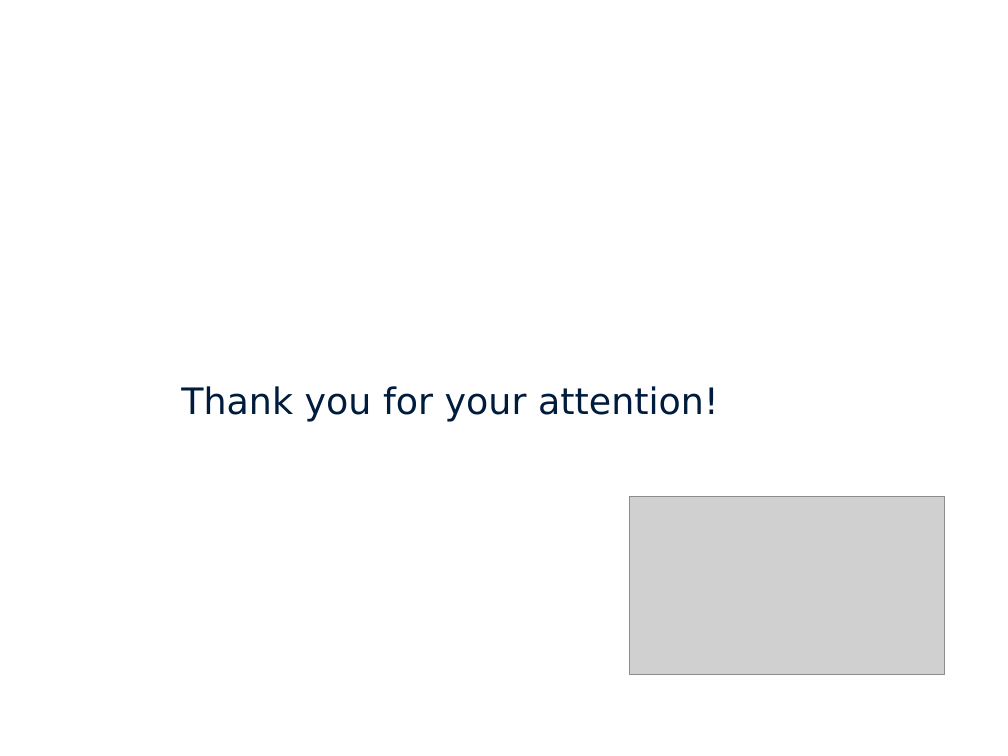
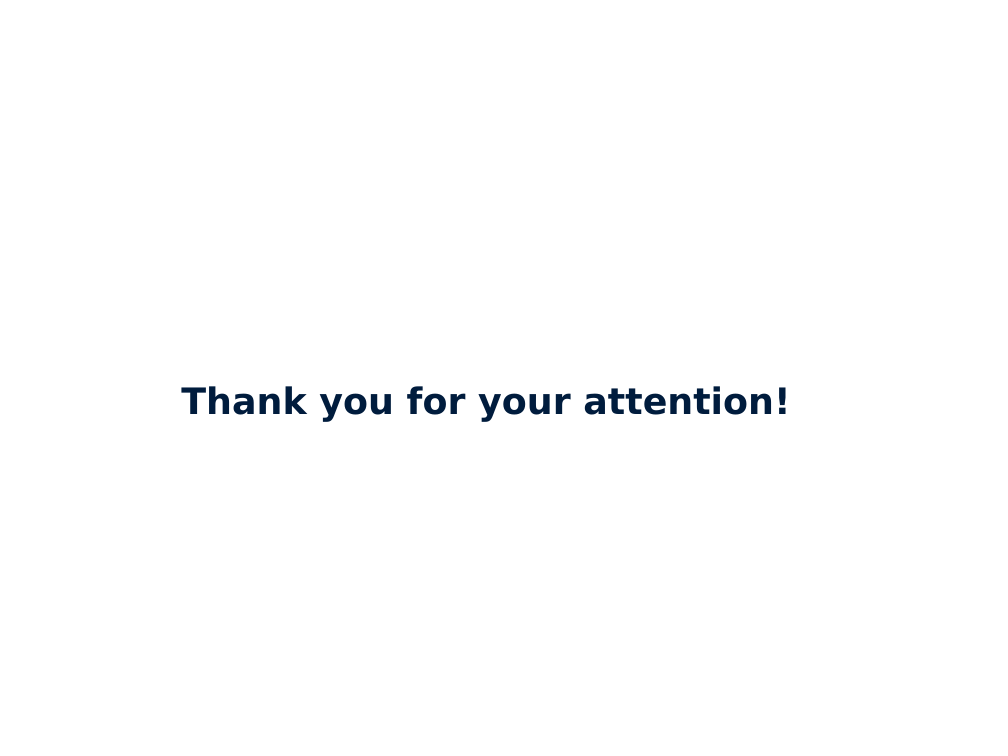
Before and after one commit to stedeck/MasterThesis, a slide deck: slide 41 of presentations/master.odp. Drawn at 1008x756 pixels with LibreOffice and Linux fonts; fonts in the diff are those of the drawing; grey boxes stand for pictures; background and template pictures are left out. Boxes give left, top, right and bottom in pixels: in the first picture for what was removed or moved away, otherwise in the second. Text is boxed around its words. In the diff, an @@ line names an element or a change of style, - is before the commit and + after.

```diff
--- a/presentations/master.odp
+++ b/presentations/master.odp
@@ text "Thank you for your attention!" at <box>181,386,790,422</box>: bold on @@
@@ picture removed at <box>630,496,944,674</box> @@
```
Also in this commit, not shown: 5 other slides changed.
